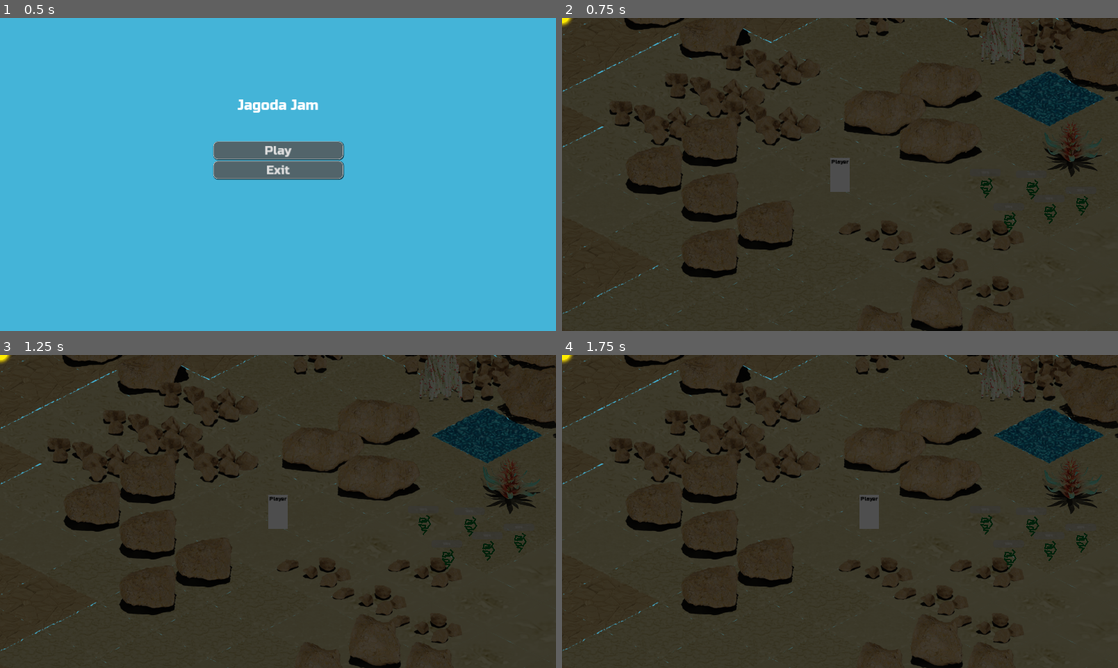
Above: before the commit, frames 1-4 (two rows, left to right).
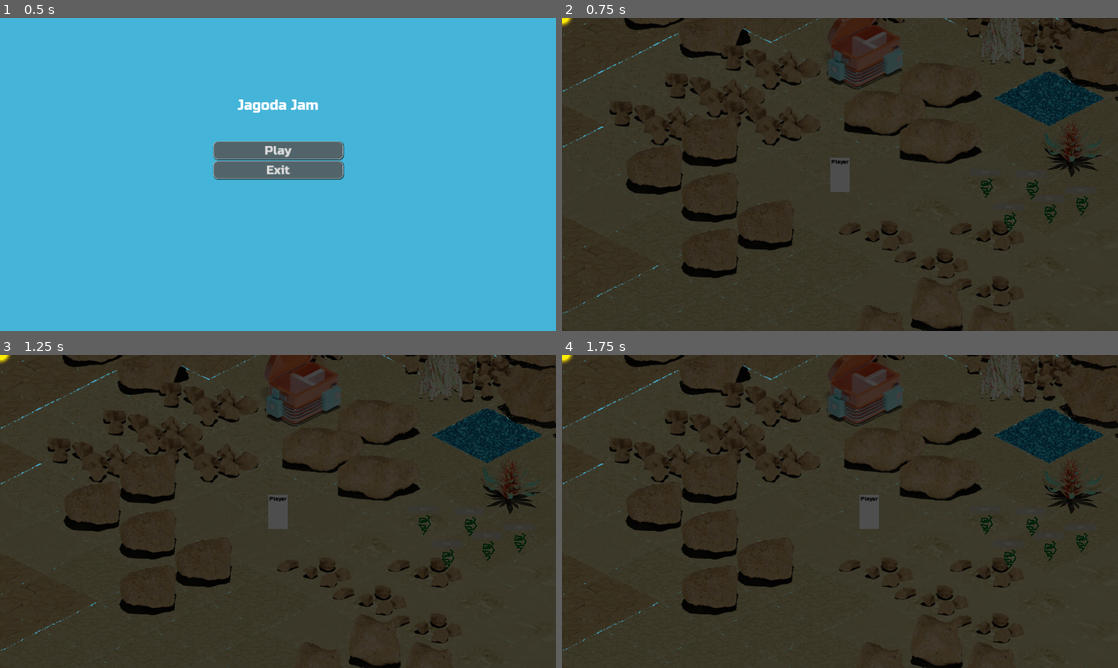
Above: after the commit, the same moments.

Repository: lorentzo/jagoda-jam
Game: Godot game, scene res://Scenes/MainMenu.tscn
Two runs of this game, one before a commit and one after it. Both use one fixed random seed, a clock stepped at 60 frames per second and the inputs below.
Inputs:
- Up to frame 1 (0.5 s): no input
- Up to frame 2 (0.75 s): click "Play" at 0.5 s
- Up to frame 3 (1.25 s): no input
- Up to frame 4 (1.75 s): tap Enter at 1.25 s; hold Right (walk-right) from 1.28 s (still down)

Frame 1 is identical in both runs. In frame 2, 0.9% of the frame differs, in the area x 47-62%, y 0-23%; in frame 3, 1.0%; in frame 4, 1.0%.

Commit message:
adding fridge!

Diff:
--- /dev/null
+++ b/jagoda/Assets/Fridges/Fridge1/fridge1.gd
@@ -0,0 +1,11 @@
+extends Node2D
+
+
+# Called when the node enters the scene tree for the first time.
+func _ready():
+	$StaticBody2D/AnimatedSprite2D.play("open_animation")
+
+
+# Called every frame. 'delta' is the elapsed time since the previous frame.
+func _process(delta):
+	pass
--- /dev/null
+++ b/jagoda/Assets/Fridges/Fridge1/fridge1.tscn
@@ -0,0 +1,150 @@
+[gd_scene load_steps=34 format=3 uid="uid://ca2t20p5q2r3n"]
+
+[ext_resource type="Texture2D" uid="uid://c4370ucbss84j" path="res://Assets/Fridges/Fridge1/Textures/fridge_opened_anim_0001.png" id="1_7uh68"]
+[ext_resource type="Script" path="res://Assets/Fridges/Fridge1/fridge1.gd" id="1_xna1m"]
+[ext_resource type="Texture2D" uid="uid://dfr18wnqe38pu" path="res://Assets/Fridges/Fridge1/Textures/fridge_opened_anim_0002.png" id="2_43ebb"]
+[ext_resource type="Texture2D" uid="uid://dky3fdhd0fjc0" path="res://Assets/Fridges/Fridge1/Textures/fridge_opened_anim_0003.png" id="3_ivpcy"]
+[ext_resource type="Texture2D" uid="uid://beyekrt10xvxx" path="res://Assets/Fridges/Fridge1/Textures/fridge_opened_anim_0004.png" id="4_5cmo3"]
+[ext_resource type="Texture2D" uid="uid://llrfiuw7pjca" path="res://Assets/Fridges/Fridge1/Textures/fridge_opened_anim_0005.png" id="5_vj8f2"]
+[ext_resource type="Texture2D" uid="uid://dke73e6ljh624" path="res://Assets/Fridges/Fridge1/Textures/fridge_opened_anim_0006.png" id="6_dslpr"]
+[ext_resource type="Texture2D" uid="uid://dnfhofkdw4qky" path="res://Assets/Fridges/Fridge1/Textures/fridge_opened_anim_0007.png" id="7_5gmlm"]
+[ext_resource type="Texture2D" uid="uid://csbrldagjkvgi" path="res://Assets/Fridges/Fridge1/Textures/fridge_opened_anim_0008.png" id="8_ncss3"]
+[ext_resource type="Texture2D" uid="uid://bpg8qtxhteh3p" path="res://Assets/Fridges/Fridge1/Textures/fridge_opened_anim_0009.png" id="9_l8ad7"]
+[ext_resource type="Texture2D" uid="uid://36pee47jck6y" path="res://Assets/Fridges/Fridge1/Textures/fridge_opened_anim_0010.png" id="10_dvxl5"]
+[ext_resource type="Texture2D" uid="uid://dtmyhjetcr5a6" path="res://Assets/Fridges/Fridge1/Textures/fridge_opened_anim_0011.png" id="11_trik2"]
+[ext_resource type="Texture2D" uid="uid://bsd48peuuy3eg" path="res://Assets/Fridges/Fridge1/Textures/fridge_opened_anim_0012.png" id="12_o064x"]
+[ext_resource type="Texture2D" uid="uid://d1rpxc4bvf275" path="res://Assets/Fridges/Fridge1/Textures/fridge_opened_anim_0013.png" id="13_c27xu"]
+[ext_resource type="Texture2D" uid="uid://djxy8mairyh6j" path="res://Assets/Fridges/Fridge1/Textures/fridge_opened_anim_0014.png" id="14_45b6p"]
+[ext_resource type="Texture2D" uid="uid://ce886wcjrxpc0" path="res://Assets/Fridges/Fridge1/Textures/fridge_opened_anim_0015.png" id="15_kaw2u"]
+[ext_resource type="Texture2D" uid="uid://d0vcqbip2i8om" path="res://Assets/Fridges/Fridge1/Textures/fridge_opened_anim_0016.png" id="16_fl71a"]
+[ext_resource type="Texture2D" uid="uid://b1ealba71ffi1" path="res://Assets/Fridges/Fridge1/Textures/fridge_opened_anim_0017.png" id="17_uykb8"]
+[ext_resource type="Texture2D" uid="uid://jio0vdmld5bw" path="res://Assets/Fridges/Fridge1/Textures/fridge_opened_anim_0018.png" id="18_jjv6l"]
+[ext_resource type="Texture2D" uid="uid://ct0f40lnqlta8" path="res://Assets/Fridges/Fridge1/Textures/fridge_opened_anim_0019.png" id="19_p32tp"]
+[ext_resource type="Texture2D" uid="uid://buh2gqqvbxqgi" path="res://Assets/Fridges/Fridge1/Textures/fridge_opened_anim_0020.png" id="20_4m4di"]
+[ext_resource type="Texture2D" uid="uid://by2l2gw2hrmfr" path="res://Assets/Fridges/Fridge1/Textures/fridge_opened_anim_0021.png" id="21_5i5s0"]
+[ext_resource type="Texture2D" uid="uid://o53r6cipvu4q" path="res://Assets/Fridges/Fridge1/Textures/fridge_opened_anim_0022.png" id="22_c8noe"]
+[ext_resource type="Texture2D" uid="uid://bl3d37nfts2t8" path="res://Assets/Fridges/Fridge1/Textures/fridge_opened_anim_0023.png" id="23_8jnlx"]
+[ext_resource type="Texture2D" uid="uid://cof2hbutrby5k" path="res://Assets/Fridges/Fridge1/Textures/fridge_opened_anim_0024.png" id="24_olnax"]
+[ext_resource type="Texture2D" uid="uid://dsfmqbp337fu5" path="res://Assets/Fridges/Fridge1/Textures/fridge_opened_anim_0025.png" id="25_6gx14"]
+[ext_resource type="Texture2D" uid="uid://b3j0uo5l0rt8y" path="res://Assets/Fridges/Fridge1/Textures/fridge_opened_anim_0026.png" id="26_kqf7h"]
+[ext_resource type="Texture2D" uid="uid://b6r3n5my03fw3" path="res://Assets/Fridges/Fridge1/Textures/fridge_opened_anim_0027.png" id="27_vwa5l"]
+[ext_resource type="Texture2D" uid="uid://ccvuknnwg80ru" path="res://Assets/Fridges/Fridge1/Textures/fridge_opened_anim_0028.png" id="28_gspbr"]
+[ext_resource type="Texture2D" uid="uid://c0bqltbgemgvk" path="res://Assets/Fridges/Fridge1/Textures/fridge_opened_anim_0029.png" id="29_ct0xq"]
+[ext_resource type="Texture2D" uid="uid://la776cwc3xbe" path="res://Assets/Fridges/Fridge1/Textures/fridge_opened_anim_0030.png" id="30_ynhi6"]
+
+[sub_resource type="SpriteFrames" id="SpriteFrames_40ne6"]
+animations = [{
+"frames": [{
+"duration": 1.0,
+"texture": ExtResource("1_7uh68")
+}, {
+"duration": 1.0,
+"texture": ExtResource("2_43ebb")
+}, {
+"duration": 1.0,
+"texture": ExtResource("3_ivpcy")
+}, {
+"duration": 1.0,
+"texture": ExtResource("4_5cmo3")
+}, {
+"duration": 1.0,
+"texture": ExtResource("5_vj8f2")
+}, {
+"duration": 1.0,
+"texture": ExtResource("6_dslpr")
+}, {
+"duration": 1.0,
+"texture": ExtResource("7_5gmlm")
+}, {
+"duration": 1.0,
+"texture": ExtResource("8_ncss3")
+}, {
+"duration": 1.0,
+"texture": ExtResource("9_l8ad7")
+}, {
+"duration": 1.0,
+"texture": ExtResource("10_dvxl5")
+}, {
+"duration": 1.0,
+"texture": ExtResource("11_trik2")
+}, {
+"duration": 1.0,
+"texture": ExtResource("12_o064x")
+}, {
+"duration": 1.0,
+"texture": ExtResource("13_c27xu")
+}, {
+"duration": 1.0,
+"texture": ExtResource("14_45b6p")
+}, {
+"duration": 1.0,
+"texture": ExtResource("15_kaw2u")
+}, {
+"duration": 1.0,
+"texture": ExtResource("16_fl71a")
+}, {
+"duration": 1.0,
+"texture": ExtResource("17_uykb8")
+}, {
+"duration": 1.0,
+"texture": ExtResource("18_jjv6l")
+}, {
+"duration": 1.0,
+"texture": ExtResource("19_p32tp")
+}, {
+"duration": 1.0,
+"texture": ExtResource("20_4m4di")
+}, {
+"duration": 1.0,
+"texture": ExtResource("21_5i5s0")
+}, {
+"duration": 1.0,
+"texture": ExtResource("22_c8noe")
+}, {
+"duration": 1.0,
+"texture": ExtResource("23_8jnlx")
+}, {
+"duration": 1.0,
+"texture": ExtResource("24_olnax")
+}, {
+"duration": 1.0,
+"texture": ExtResource("25_6gx14")
+}, {
+"duration": 1.0,
+"texture": ExtResource("26_kqf7h")
+}, {
+"duration": 1.0,
+"texture": ExtResource("27_vwa5l")
+}, {
+"duration": 1.0,
+"texture": ExtResource("28_gspbr")
+}, {
+"duration": 1.0,
+"texture": ExtResource("29_ct0xq")
+}, {
+"duration": 1.0,
+"texture": ExtResource("30_ynhi6")
+}],
+"loop": true,
+"name": &"open_animation",
+"speed": 3.0
+}]
+
+[sub_resource type="CapsuleShape2D" id="CapsuleShape2D_3omdx"]
+radius = 88.0
+height = 176.0
+
+[node name="Node2D" type="Node2D"]
+script = ExtResource("1_xna1m")
+
+[node name="StaticBody2D" type="StaticBody2D" parent="."]
+
+[node name="AnimatedSprite2D" type="AnimatedSprite2D" parent="StaticBody2D"]
+sprite_frames = SubResource("SpriteFrames_40ne6")
+animation = &"open_animation"
+frame_progress = 0.980229
+speed_scale = 5.0
+
+[node name="CollisionShape2D" type="CollisionShape2D" parent="StaticBody2D"]
+position = Vector2(-14, 4)
+shape = SubResource("CapsuleShape2D_3omdx")
--- a/jagoda/Assets/Plants/Plant2/plant_2.tscn
+++ b/jagoda/Assets/Plants/Plant2/plant_2.tscn
@@ -102,7 +102,7 @@
 [node name="AnimatedSprite2D" type="AnimatedSprite2D" parent="StaticBody2D"]
 sprite_frames = SubResource("SpriteFrames_ochwn")
 animation = &"idle"
-frame_progress = 0.26166
+frame_progress = 0.3616
 speed_scale = 3.0
 
 [node name="CollisionShape2D" type="CollisionShape2D" parent="StaticBody2D"]
--- a/jagoda/Assets/Tiles/BaseIslandTiles/BaseIslandTiles.tscn
+++ b/jagoda/Assets/Tiles/BaseIslandTiles/BaseIslandTiles.tscn
@@ -1,10 +1,11 @@
-[gd_scene load_steps=6 format=3 uid="uid://r3m8483dtdsd"]
+[gd_scene load_steps=7 format=3 uid="uid://r3m8483dtdsd"]
 
 [ext_resource type="TileSet" uid="uid://dmq0717soltvq" path="res://Assets/Tiles/BaseIslandTiles/BaseIslandTileMap.tres" id="1_rrheu"]
 [ext_resource type="TileSet" uid="uid://b40wlrl1aipwy" path="res://Assets/Tiles/Rocks/RocksTileSet.tres" id="2_p8he5"]
 [ext_resource type="TileSet" uid="uid://lbcx1niifxqo" path="res://Assets/Tiles/mountain/MountainTileSet.tres" id="3_e882m"]
 [ext_resource type="PackedScene" uid="uid://2pd28jrfm3b5" path="res://Assets/Plants/Plant1/plant_1.tscn" id="4_p3xgb"]
 [ext_resource type="PackedScene" uid="uid://btly1y8rrpijj" path="res://Assets/Plants/Plant2/plant_2.tscn" id="5_6w2jn"]
+[ext_resource type="PackedScene" uid="uid://ca2t20p5q2r3n" path="res://Assets/Fridges/Fridge1/fridge1.tscn" id="6_eu8b3"]
 
 [node name="BaseIslandTiles" type="Node2D"]
 
@@ -35,3 +36,6 @@
 
 [node name="Plant2" parent="." instance=ExtResource("5_6w2jn")]
 position = Vector2(642, 280)
+
+[node name="Node2D" parent="." instance=ExtResource("6_eu8b3")]
+position = Vector2(554, 115)
--- a/jagoda/Scenes/Game.tscn
+++ b/jagoda/Scenes/Game.tscn
@@ -10,6 +10,7 @@
 [ext_resource type="Texture2D" uid="uid://dtxdtxlg4c72f" path="res://Assets/sun_shiny.png" id="6_mt8ms"]
 [ext_resource type="PackedScene" uid="uid://2pd28jrfm3b5" path="res://Assets/Plants/Plant1/plant_1.tscn" id="9_4dbvt"]
 [ext_resource type="PackedScene" uid="uid://btly1y8rrpijj" path="res://Assets/Plants/Plant2/plant_2.tscn" id="10_yh0jd"]
+[ext_resource type="PackedScene" uid="uid://ca2t20p5q2r3n" path="res://Assets/Fridges/Fridge1/fridge1.tscn" id="11_cv74y"]
 
 [node name="Game" type="Node2D"]
 script = ExtResource("1_fxwml")
@@ -83,3 +84,6 @@
 [node name="Plant6" parent="." instance=ExtResource("10_yh0jd")]
 position = Vector2(794, 101)
 scale = Vector2(0.6, 0.6)
+
+[node name="Node2D" parent="." instance=ExtResource("11_cv74y")]
+position = Vector2(478, 129)
Binary file added: jagoda/Assets/Fridges/Fridge1/Textures/fridge_opened_anim_0001.png
Not shown, added: jagoda/Assets/Fridges/Fridge1/Textures/fridge_opened_anim_0001.png.import
Binary file added: jagoda/Assets/Fridges/Fridge1/Textures/fridge_opened_anim_0002.png
Not shown, added: jagoda/Assets/Fridges/Fridge1/Textures/fridge_opened_anim_0002.png.import
Binary file added: jagoda/Assets/Fridges/Fridge1/Textures/fridge_opened_anim_0003.png
Not shown, added: jagoda/Assets/Fridges/Fridge1/Textures/fridge_opened_anim_0003.png.import
Binary file added: jagoda/Assets/Fridges/Fridge1/Textures/fridge_opened_anim_0004.png
Not shown, added: jagoda/Assets/Fridges/Fridge1/Textures/fridge_opened_anim_0004.png.import
Binary file added: jagoda/Assets/Fridges/Fridge1/Textures/fridge_opened_anim_0005.png
Not shown, added: jagoda/Assets/Fridges/Fridge1/Textures/fridge_opened_anim_0005.png.import
Binary file added: jagoda/Assets/Fridges/Fridge1/Textures/fridge_opened_anim_0006.png
Not shown, added: jagoda/Assets/Fridges/Fridge1/Textures/fridge_opened_anim_0006.png.import
(and 89 more such lines)
